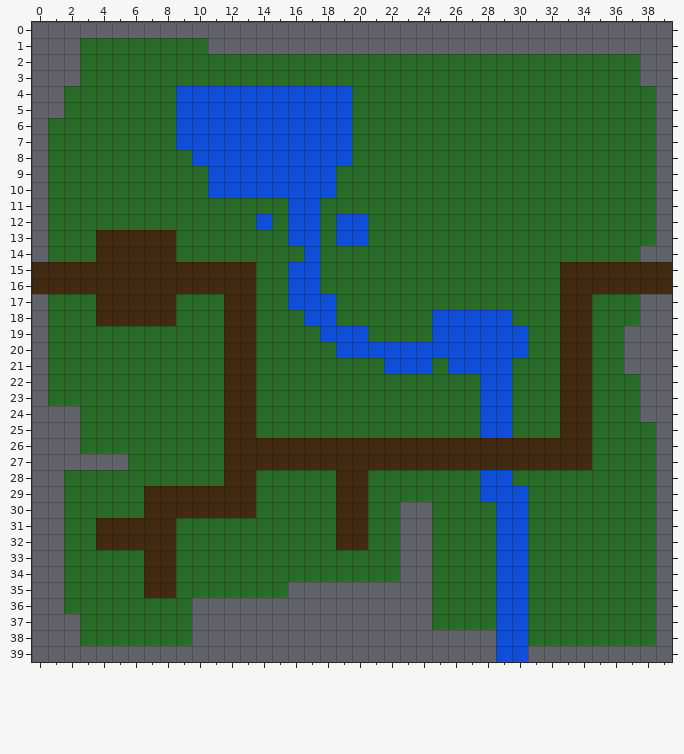
Level history. Tiled map (JSON): deploy/assets/maps/map4.json. The first picture shows the starting point.
Cells are 36x36 px. Shown: x 0..39, y 0..39.
After:
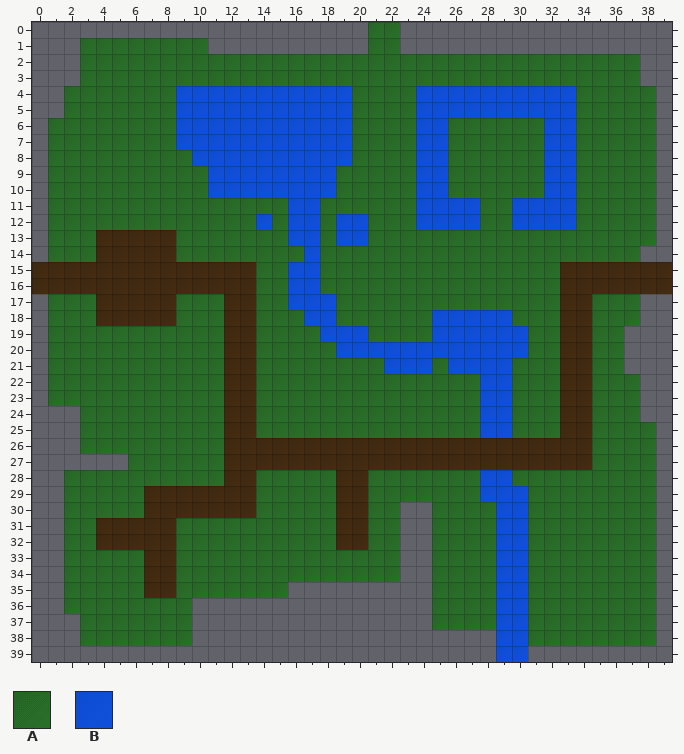
Key: from "Tileset": A 1, B 7.
_ is an empty cell, . an unchanged one.
What changed:
--- layer "BackgroundLayer"
@@ x 21..22 @@
- 0 __
- 1 __
+ 0 AA
+ 1 AA
@@ x 24..33 @@
- 4 AAAAAAAAAA
- 5 AAAAAAAAAA
- 6 AA......AA
- 7 AA......AA
- 8 AA......AA
- 9 AA......AA
-10 AA......AA
-11 AAAA..AAAA
-12 AAAA..AAAA
+ 4 BBBBBBBBBB
+ 5 BBBBBBBBBB
+ 6 BB......BB
+ 7 BB......BB
+ 8 BB......BB
+ 9 BB......BB
+10 BB......BB
+11 BBBB..BBBB
+12 BBBB..BBBB
Changed places in both pictures, as pixel boxes (x1, y1, x2, y2):
added: (368, 22, 400, 54)
changed: (416, 86, 576, 230)
